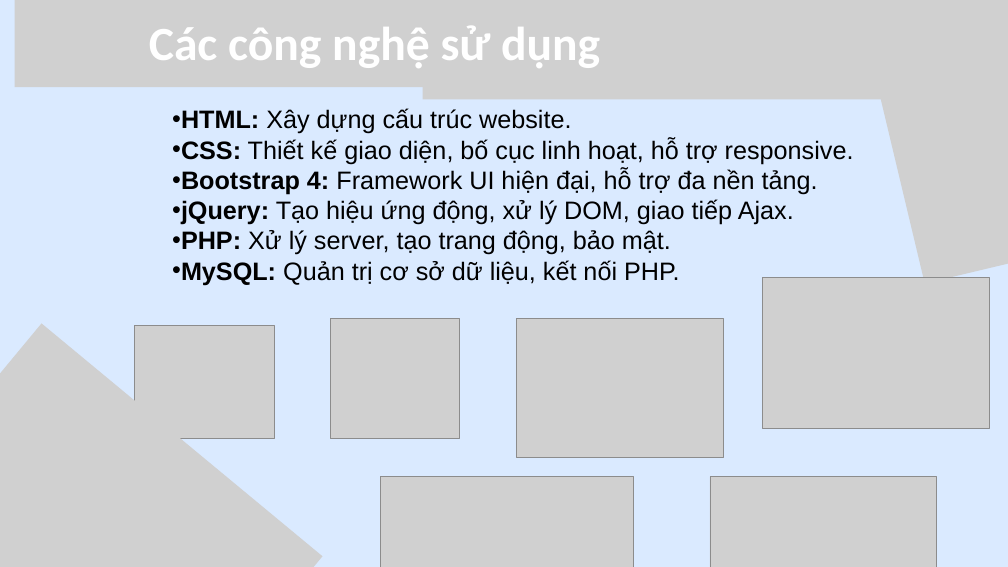
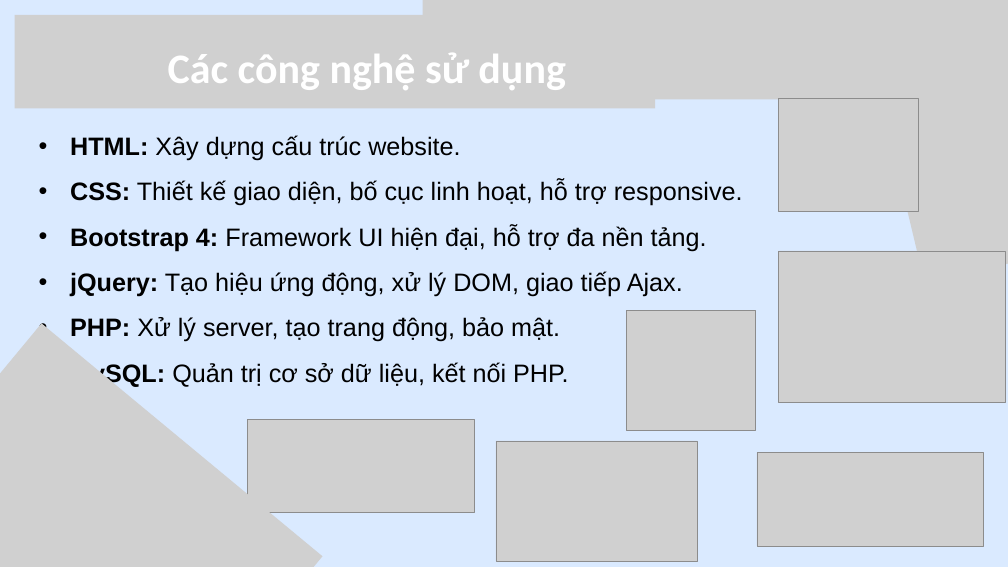
Before and after one commit to tuyethuetv/cn-da21ttb-latuyethue-xaydungwebsitebanmypham, a slide deck: slide 8 of thesis/abs/pwp.pptx. Drawn at 1008x567 pixels with LibreOffice and Linux fonts; fonts in the diff are those of the drawing; grey boxes stand for pictures; background and template pictures are left out. Boxes give left, top, right and bottom in pixels: in the first picture for what was removed or moved away, otherwise in the second. Text is boxed around its words. In the diff, an @@ line names an element or a change of style, - is before the commit and + after.

```diff
--- a/thesis/abs/pwp.pptx
+++ b/thesis/abs/pwp.pptx
@@ picture resized from (x1=15, y1=0, x2=655, y2=87) to (x1=15, y1=15, x2=655, y2=109) @@
@@ text "Các công nghệ sử dụng" moved from (x1=149, y1=26, x2=600, y2=68) to (x1=168, y1=53, x2=565, y2=90) @@
@@ text "Các công nghệ sử dụng" at (x1=168, y1=53, x2=565, y2=90): size 68 to 60 pt @@
@@ text "HTML: Xây dựng cấu trúc ..." moved from (x1=181, y1=108, x2=854, y2=285) to (x1=70, y1=135, x2=743, y2=387) @@
@@ text "HTML: Xây dựng cấu trúc ..." at (x1=70, y1=135, x2=743, y2=387): indent changed; line spacing 1 to 1.5 @@
@@ picture moved from (x1=135, y1=326, x2=275, y2=438) to (x1=779, y1=98, x2=919, y2=211) @@
@@ picture moved from (x1=763, y1=277, x2=989, y2=428) to (x1=779, y1=251, x2=1005, y2=402) @@
@@ picture moved from (x1=330, y1=319, x2=460, y2=438) to (x1=626, y1=310, x2=755, y2=430) @@
@@ picture resized from (x1=381, y1=477, x2=634, y2=567) to (x1=247, y1=419, x2=474, y2=513) @@
@@ picture resized from (x1=517, y1=319, x2=723, y2=457) to (x1=496, y1=441, x2=697, y2=561) @@
@@ picture moved from (x1=710, y1=477, x2=936, y2=567) to (x1=757, y1=453, x2=984, y2=546) @@
```
Also in this commit, not shown: 10 other slides changed, 1 other file.
